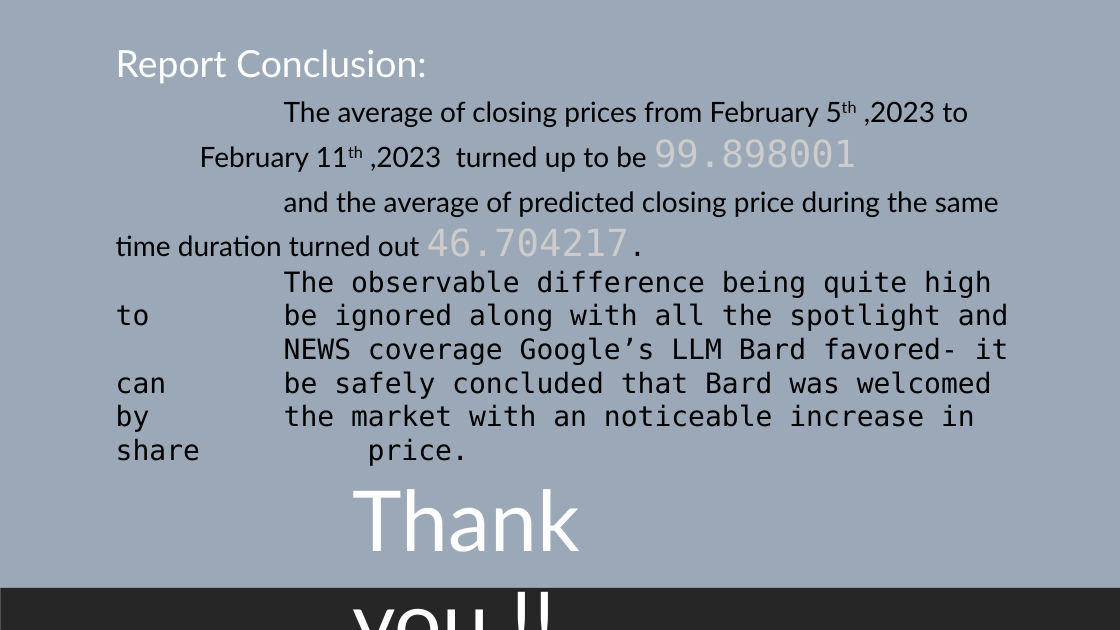
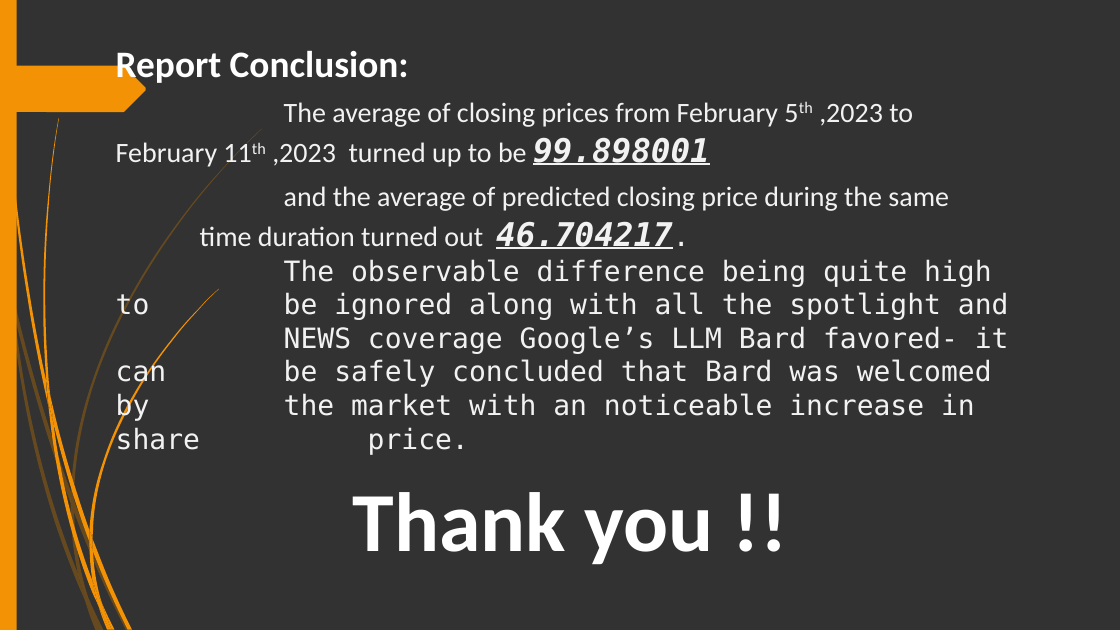
Before and after one commit to V4run-Sharma/IBM_DA_PROJECT, a slide deck: slide 12 of FINAL.pptx. Drawn at 1120x630 pixels with LibreOffice and Linux fonts; fonts in the diff are those of the drawing. Boxes give left, top, right and bottom in pixels: in the first picture for what was removed or moved away, otherwise in the second. Text is boxed around its words. In the diff, an @@ line names an element or a change of style, - is before the commit and + after.

```diff
--- a/FINAL.pptx
+++ b/FINAL.pptx
@@ background #9BA8B7 to #323232 @@
@@ rectangle added at [0, 0, 17, 630], fill #F29204 @@
@@ text "Report Conclusion:" at [116, 50, 1009, 455]: font Lato to Calibri in "Report Conclusion:", "The average of closing prices from February ...", "and the average of predicted closing price ..."; bold on in "Report Conclusion:", "99.898001", "46.704217."; size 32 to 28 pt, text colour #CCCCCC to #F2F2F2, italic on, underline on in "99.898001", "46.704217."; text colour #000000 to #F2F2F2 @@
@@ freeform shape added at [0, 66, 146, 112], fill #F29204 @@
@@ text "Thank you !!" at [353, 492, 714, 565]: font Lato to Calibri, bold on @@
@@ rectangle removed at [0, 588, 1120, 630] @@
@@ group added at [0, 129, 262, 630]: 10 freeform shapes @@
@@ group added at [3, 0, 218, 630]: 12 freeform shapes @@
```
Also in this commit, not shown: 12 other slides changed.
